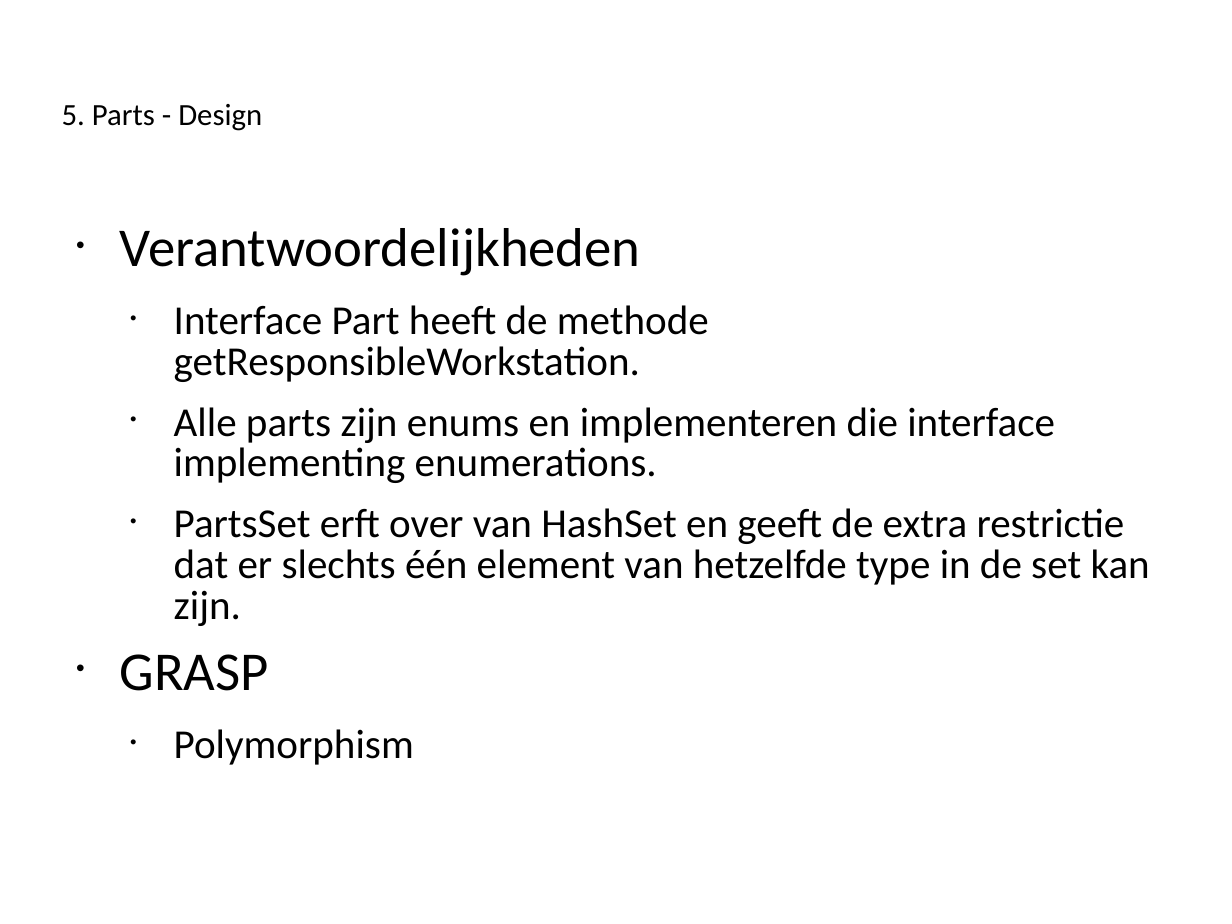
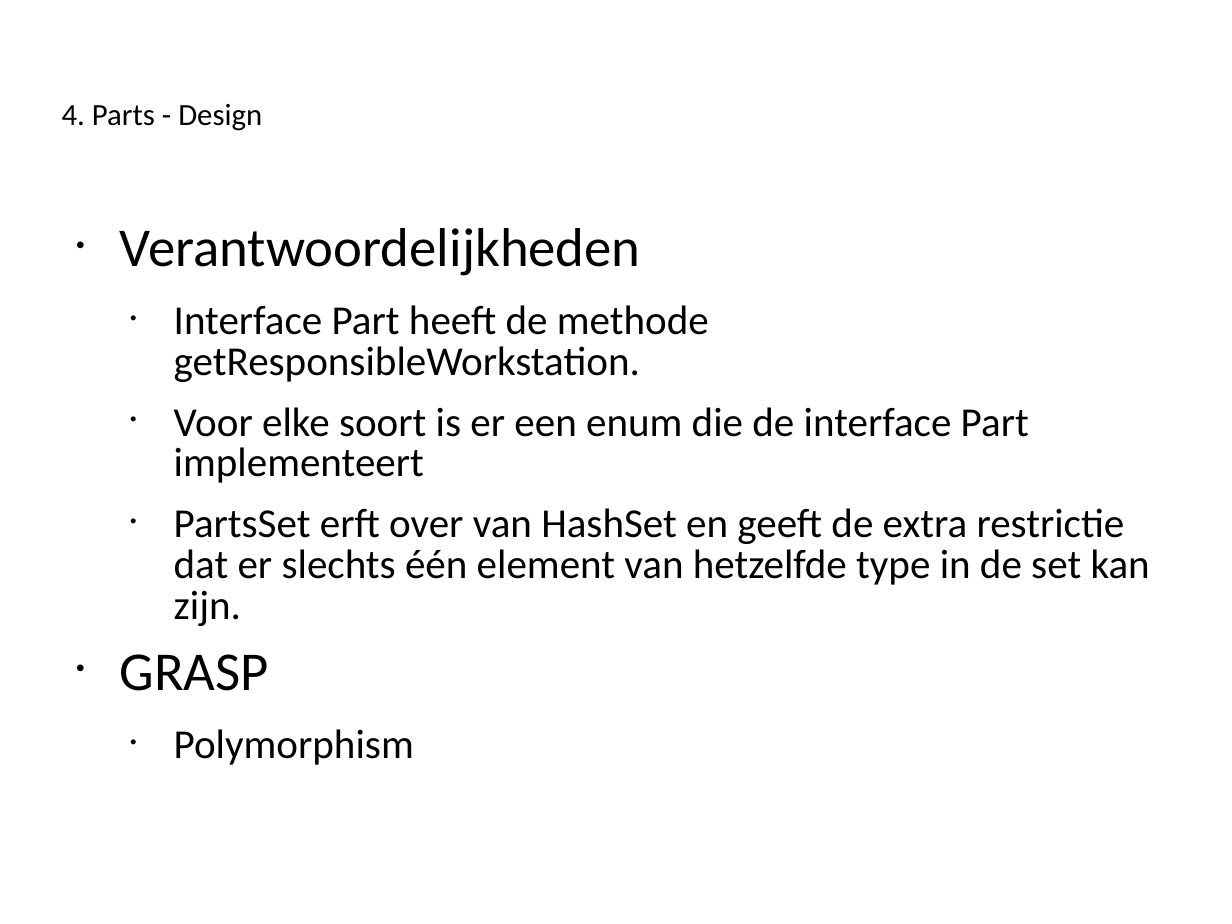
Before and after one commit to Novarg1/SWOP21, a slide deck: slide 11 of presentatie/Presentatie_Iteratie3_aanpassingenWonne21h59.ppt (slide 13 before the commit). Drawn at 1232x924 pixels with LibreOffice and Linux fonts; fonts in the diff are those of the drawing. Boxes give left, top, right and bottom in pixels: in the first picture for what was removed or moved away, otherwise in the second. Text is boxed around its words. In the diff, an @@ line names an element or a change of style, - is before the commit and + after.

```diff
--- a/presentatie/Presentatie_Iteratie3_aanpassingenWonne21h59.ppt
+++ b/presentatie/Presentatie_Iteratie3_aanpassingenWonne21h59.ppt
@@ title at <box>62,104,262,131</box>: text changed @@
-5. Parts - Design
+4. Parts - Design
@@ text at <box>174,407,1029,483</box>: text changed @@
-  • Alle parts zijn enums en implementeren die interface implementing enumerations.
+  • Voor elke soort is er een enum die de interface Part implementeert
```
Also in this commit, not shown: 18 other slides changed, 1 slide added.
